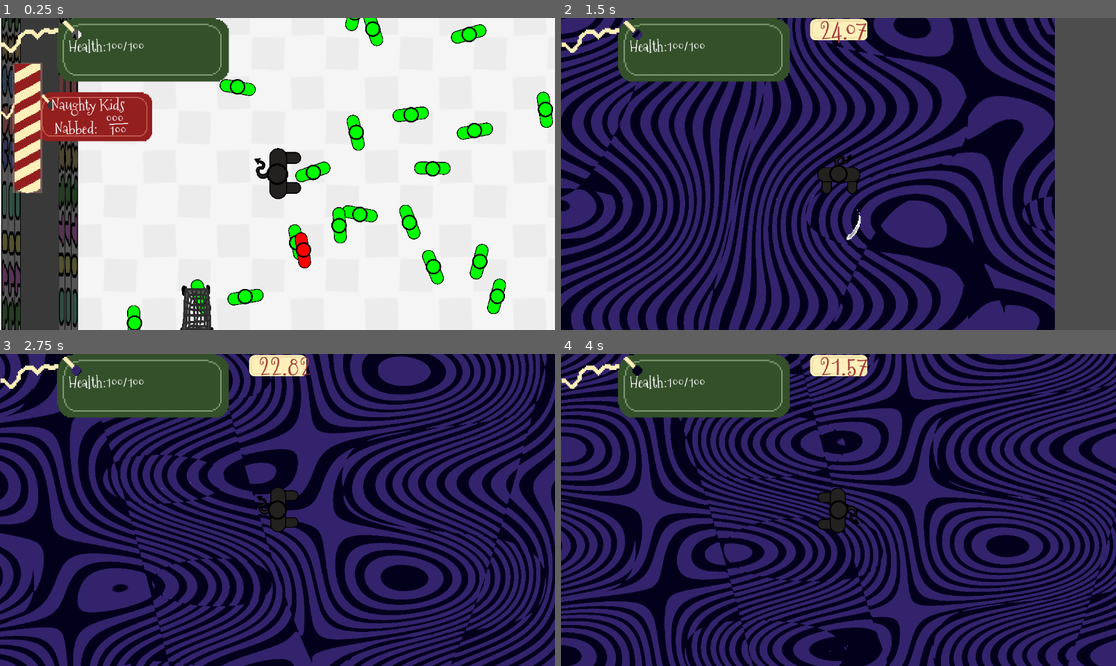
Above: before the commit, frames 1-4 (two rows, left to right).
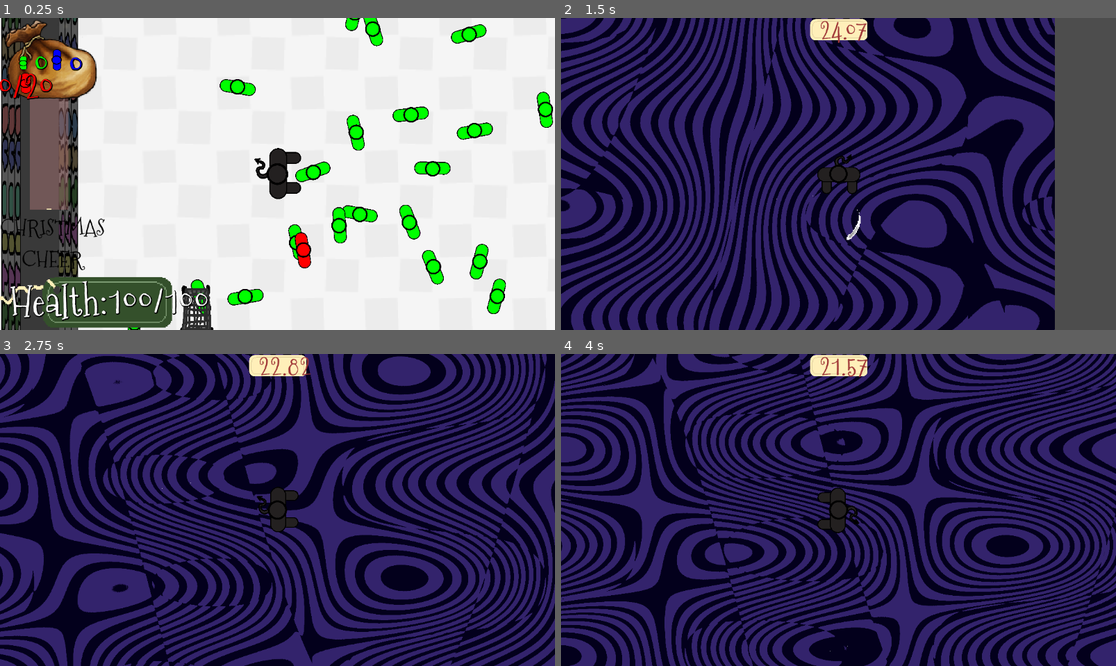
Above: after the commit, the same moments.

Repository: skeeeth/Krampus-Game
Game: Godot game, scene res://cart_test.tscn
The game is run twice, just before and just after one commit, with the same random seed, the same clock (stepped at 60 frames per second) and the same inputs. Sound files missing from this copy of the repository are replaced by a short silence.
Inputs:
- Up to frame 1 (0.25 s): no input
- Up to frame 2 (1.5 s): hold Right (right) 0.53-1.28 s; hold 1 (dev1) 0.53-1.28 s; hold Down (down) from 1.28 s (still down); tap X (attack) at 1.35 s
- Up to frame 3 (2.75 s): tap 1 (dev1) at 1.55 s; release Down (down) at 2.03 s; hold Right (right) from 2.03 s (still down); hold 1 (dev1) from 2.03 s (still down)
- Up to frame 4 (4 s): release Right (right) at 2.78 s; release 1 (dev1) at 2.78 s; hold Up (up) 2.78-3.53 s; tap Z (interact) at 2.85 s; tap 1 (dev1) at 3.05 s; hold Left (left) from 3.53 s (still down); hold 1 (dev1) from 3.53 s (still down)

The runs differ from the first frame. In frame 1, 18% of the frame differs, in the area x 0-42%, y 0-100%; in frame 2, 6.4%; in frame 3, 6.4%; in frame 4, 6.4%.
Error in both runs: Invalid access to property or key 'position' on a base object of type 'Nil'. (res://sack_world.gd:29)

Commit message:
UI sack with npc counts

Diff:
--- a/Combat/UI/CombatUI.tscn
+++ b/Combat/UI/CombatUI.tscn
@@ -1,7 +1,6 @@
-[gd_scene load_steps=7 format=3 uid="uid://b4w75pwooriub"]
+[gd_scene load_steps=6 format=3 uid="uid://b4w75pwooriub"]
 
 [ext_resource type="Script" path="res://Combat/UI/combat_ui.gd" id="1_22rx2"]
-[ext_resource type="PackedScene" uid="uid://cuiyko1ty38wq" path="res://Combat/UI/healthbar.tscn" id="3_jdtuh"]
 [ext_resource type="Texture2D" uid="uid://r511f1mvtahc" path="res://Combat/UI/labelplain.png" id="4_n5yce"]
 [ext_resource type="FontFile" uid="uid://j038vvgxthx1" path="res://Combat/UI/MountainsofChristmas-Regular.ttf" id="5_j4rp3"]
 
@@ -17,10 +16,6 @@
 [node name="Camera2D" type="CanvasLayer"]
 script = ExtResource("1_22rx2")
 metadata/_edit_horizontal_guides_ = [-126.0]
-
-[node name="ProgressBar" parent="." instance=ExtResource("3_jdtuh")]
-offset_right = 0.0
-offset_bottom = 0.0
 
 [node name="Timer_Container" type="TextureRect" parent="."]
 anchors_preset = 5
--- a/Combat/UI/healthbar.gd
+++ b/Combat/UI/healthbar.gd
@@ -2,7 +2,9 @@
 
 var max_value:float
 var value:float
-@onready var label =$label
+#@onready var label =$label
+@export var label:Label
+
 # Called when the node enters the scene tree for the first time.
 func _ready() -> void:
 	label.text = "Health:%3.0f/%3.0f" %  [PlayerVariables.current_health,PlayerVariables.max_hp]
--- a/Player/attack.gd
+++ b/Player/attack.gd
@@ -31,9 +31,9 @@
 #If it gets too complicated, we'll split them up
 func _on_area_entered(area: Area2D) -> void:
 	if (area is NPC):
-		var num_npcs_of_this_type_in_sack = PlayerVariables.sack_npc_type_counts.get_or_add(area.npc_type, 0)
-		PlayerVariables.sack_npc_type_counts[area.npc_type] = num_npcs_of_this_type_in_sack + 1
-		#sacked_npc.emit()
+		#var num_npcs_of_this_type_in_sack = PlayerVariables.sack_npc_type_counts.get_or_add(area.npc_type, 0)
+		#PlayerVariables.sack_npc_type_counts[area.npc_type] = num_npcs_of_this_type_in_sack + 1
+		PlayerVariables.modify_sack_npc_type_counts(area.npc_type, 1)
 
 		#You can nab both naughty and nice kids, but only naughty kids count towards your final goal
 		var is_naughty_kid = (area.npc_type == area.NPCType.NaughtyKid)
--- a/Player/krampus.tscn
+++ b/Player/krampus.tscn
@@ -93,7 +93,7 @@
 stream_3/stream = ExtResource("9_mc5dc")
 stream_4/stream = ExtResource("10_nw75y")
 
-[node name="Krampus" type="CharacterBody2D"]
+[node name="Krampus" type="CharacterBody2D" groups=["StorePlayer"]]
 z_index = 2
 motion_mode = 1
 script = ExtResource("1_5w85o")
--- a/Player/player_variables.gd
+++ b/Player/player_variables.gd
@@ -2,11 +2,15 @@
 
 signal health_changed(new)
 signal new_item(title,desc,flavor,image)
+signal sack_contents_changed()
+
 #shouldn't really be in this script but this is the only autoload for now
 signal combat_fading
 signal combat_ended
 
-var sack_npc_type_counts = {}
+var sack_npc_type_counts = {NPC.NPCType.NiceKid : 0,
+							NPC.NPCType.NaughtyKid : 0,
+							NPC.NPCType.Guard : 0}
 
 var current_health:float = 100:
 	set(v):
@@ -36,6 +40,15 @@
 
 var naughty_kids_nabbed:int
 var pickup_sound:AudioStream = preload("res://Sounds/click_001.ogg")
+
+func modify_sack_npc_type_counts(npc_type:NPC.NPCType, delta:int):
+	if (npc_type == NPC.NPCType.Guard):
+		print("Nabbed a guard")
+	var current_count = sack_npc_type_counts[npc_type]
+	sack_npc_type_counts[npc_type] = max(0, current_count + delta)
+	sack_contents_changed.emit()
+
+
 func kid_nabbed(is_naughty):
 	if (is_naughty):
 		naughty_kids_nabbed += 1
--- /dev/null
+++ b/Player/store_ui.gd
@@ -0,0 +1,15 @@
+extends CanvasLayer
+
+@export var num_nice_kids_label:Label
+@export var num_naughty_kids_label:Label
+@export var num_guards_label:Label
+
+func _ready() -> void:
+	PlayerVariables.sack_contents_changed.connect(_update_sack_content_labels)
+	_update_sack_content_labels()
+
+
+func _update_sack_content_labels():
+	num_nice_kids_label.text = str(PlayerVariables.sack_npc_type_counts[NPC.NPCType.NiceKid])
+	num_guards_label.text = str(PlayerVariables.sack_npc_type_counts[NPC.NPCType.Guard])
+	num_naughty_kids_label.text = str(PlayerVariables.sack_npc_type_counts[NPC.NPCType.NaughtyKid]) + "/20" #To-do: make the target number of kids an actual variable somewhere
--- a/Player/store_ui.tscn
+++ b/Player/store_ui.tscn
@@ -1,6 +1,6 @@
-[gd_scene load_steps=13 format=3 uid="uid://biu0vrh6mioda"]
-
-[ext_resource type="PackedScene" uid="uid://cuiyko1ty38wq" path="res://Combat/UI/healthbar.tscn" id="1_rpmqc"]
+[gd_scene load_steps=27 format=3 uid="uid://biu0vrh6mioda"]
+
+[ext_resource type="Script" path="res://Player/store_ui.gd" id="1_fq35w"]
 [ext_resource type="Texture2D" uid="uid://dwquums5t7q8i" path="res://Combat/UI/candycane.png" id="2_tglna"]
 [ext_resource type="Script" path="res://SpiritBar.gd" id="3_3kabb"]
 [ext_resource type="LabelSettings" uid="uid://cgf32jqj0evf0" path="res://Combat/UI/gift_label.tres" id="4_0idbb"]
@@ -8,6 +8,18 @@
 [ext_resource type="Texture2D" uid="uid://dracnthy0ejax" path="res://Combat/UI/label2.png" id="5_jcu0e"]
 [ext_resource type="FontFile" uid="uid://j038vvgxthx1" path="res://Combat/UI/MountainsofChristmas-Regular.ttf" id="6_t0ubv"]
 [ext_resource type="Script" path="res://Combat/UI/kid_nab_label.gd" id="7_4b2oj"]
+[ext_resource type="Texture2D" uid="uid://dug4h0pwfs6n4" path="res://Player/bag.png" id="9_octnr"]
+[ext_resource type="Texture2D" uid="uid://qnjdc4c2065s" path="res://npc/top_down_person2.png" id="10_dflw1"]
+[ext_resource type="Texture2D" uid="uid://cxxc350ssswa1" path="res://Combat/UI/label1.png" id="10_wl4f6"]
+[ext_resource type="Script" path="res://Combat/UI/healthbar.gd" id="12_3lbp1"]
+
+[sub_resource type="FontVariation" id="FontVariation_s6m3k"]
+base_font = ExtResource("6_t0ubv")
+
+[sub_resource type="LabelSettings" id="LabelSettings_i203s"]
+font = SubResource("FontVariation_s6m3k")
+font_size = 45
+font_color = Color(0, 0, 0, 1)
 
 [sub_resource type="Gradient" id="Gradient_7kxnj"]
 colors = PackedColorArray(0.86, 0.5676, 0.5676, 0.352941, 0.858824, 0.568627, 0.568627, 0.352941)
@@ -15,30 +27,82 @@
 [sub_resource type="GradientTexture1D" id="GradientTexture1D_3xk57"]
 gradient = SubResource("Gradient_7kxnj")
 
-[sub_resource type="FontVariation" id="FontVariation_t4jk5"]
+[sub_resource type="FontVariation" id="FontVariation_st045"]
 base_font = ExtResource("6_t0ubv")
 
 [sub_resource type="LabelSettings" id="LabelSettings_2wqtp"]
 resource_local_to_scene = true
 line_spacing = -40.0
-font = SubResource("FontVariation_t4jk5")
+font = SubResource("FontVariation_st045")
 font_size = 32
 
-[node name="StoreUI" type="CanvasLayer"]
-
-[node name="HPDisplay" parent="." instance=ExtResource("1_rpmqc")]
-anchors_preset = -1
-anchor_right = 0.198
-anchor_bottom = 0.133
-offset_right = -228.096
-offset_bottom = -86.184
-
-[node name="CheerBar" type="TextureProgressBar" parent="."]
-anchors_preset = -1
-anchor_left = 0.023
-anchor_top = 0.144
-anchor_right = 0.077
-anchor_bottom = 0.562
+[sub_resource type="FontVariation" id="FontVariation_pserf"]
+base_font = ExtResource("6_t0ubv")
+
+[sub_resource type="LabelSettings" id="LabelSettings_ugl0y"]
+font = SubResource("FontVariation_pserf")
+font_size = 80
+shadow_size = 5
+shadow_color = Color(0, 0, 0, 1)
+
+[sub_resource type="FontVariation" id="FontVariation_ul14b"]
+base_font = ExtResource("6_t0ubv")
+
+[sub_resource type="LabelSettings" id="LabelSettings_siwfg"]
+font = SubResource("FontVariation_ul14b")
+font_size = 80
+shadow_size = 5
+shadow_color = Color(0, 0, 0, 1)
+
+[sub_resource type="FontVariation" id="FontVariation_gdvgk"]
+base_font = ExtResource("6_t0ubv")
+
+[sub_resource type="LabelSettings" id="LabelSettings_4xm7s"]
+font = SubResource("FontVariation_gdvgk")
+font_size = 80
+shadow_size = 5
+shadow_color = Color(0, 0, 0, 1)
+
+[sub_resource type="FontVariation" id="FontVariation_7ejv3"]
+base_font = ExtResource("6_t0ubv")
+
+[sub_resource type="LabelSettings" id="LabelSettings_klhk5"]
+font = SubResource("FontVariation_7ejv3")
+font_size = 84
+shadow_size = 5
+shadow_color = Color(0, 0, 0, 1)
+
+[node name="UI" type="CanvasLayer" node_paths=PackedStringArray("num_nice_kids_label", "num_naughty_kids_label", "num_guards_label")]
+script = ExtResource("1_fq35w")
+num_nice_kids_label = NodePath("StoreOnlyElements/NumNiceKids")
+num_naughty_kids_label = NodePath("StoreOnlyElements/NumNaughtyKids")
+num_guards_label = NodePath("StoreOnlyElements/NumGuards")
+
+[node name="StoreOnlyElements" type="CanvasLayer" parent="."]
+
+[node name="ChristmasCheer" type="Label" parent="StoreOnlyElements"]
+anchors_preset = -1
+anchor_top = 0.623
+anchor_right = 0.189
+anchor_bottom = 0.823
+offset_top = 0.29599
+offset_right = 0.271988
+offset_bottom = -0.304016
+text = "CHRISTMAS
+CHEER"
+label_settings = SubResource("LabelSettings_i203s")
+horizontal_alignment = 1
+
+[node name="CheerBar" type="TextureProgressBar" parent="StoreOnlyElements" node_paths=PackedStringArray("store_only_elements")]
+anchors_preset = -1
+anchor_left = 0.054
+anchor_top = 0.258
+anchor_right = 0.123
+anchor_bottom = 0.614
+offset_left = -0.208
+offset_top = -0.184006
+offset_right = 0.304001
+offset_bottom = 0.127991
 grow_horizontal = 0
 grow_vertical = 2
 max_value = 10000.0
@@ -48,13 +112,15 @@
 texture_progress = ExtResource("2_tglna")
 script = ExtResource("3_3kabb")
 margin = 50.0
-
-[node name="Transition" type="AudioStreamPlayer" parent="CheerBar"]
+store_only_elements = NodePath("..")
+
+[node name="Transition" type="AudioStreamPlayer" parent="StoreOnlyElements/CheerBar"]
 stream = ExtResource("4_83hre")
 pitch_scale = 0.75
 bus = &"weirdge"
 
-[node name="Label" type="Label" parent="."]
+[node name="Label" type="Label" parent="StoreOnlyElements"]
+visible = false
 offset_left = 106.0
 offset_top = 158.0
 offset_right = 335.0
@@ -63,14 +129,14 @@
  Nabbed:"
 label_settings = ExtResource("4_0idbb")
 
-[node name="Sprite2D" type="Sprite2D" parent="Label"]
+[node name="Sprite2D" type="Sprite2D" parent="StoreOnlyElements/Label"]
 z_index = -1
 position = Vector2(54, 47)
 scale = Vector2(2, 2.3)
 texture = ExtResource("5_jcu0e")
 flip_h = true
 
-[node name="Label" type="Label" parent="Label"]
+[node name="Label" type="Label" parent="StoreOnlyElements/Label"]
 layout_mode = 0
 offset_left = 114.0
 offset_top = 28.0
@@ -84,7 +150,147 @@
 label_settings = SubResource("LabelSettings_2wqtp")
 script = ExtResource("7_4b2oj")
 
-[node name="Line2D" type="Line2D" parent="Label"]
+[node name="Line2D" type="Line2D" parent="StoreOnlyElements/Label"]
 position = Vector2(5, 4)
 points = PackedVector2Array(116, 59, 155, 57)
 width = 2.0
+
+[node name="NiceKidIcon" type="TextureRect" parent="StoreOnlyElements"]
+modulate = Color(0, 1, 0, 1)
+z_index = 1
+anchors_preset = -1
+anchor_left = 0.034
+anchor_top = 0.122
+anchor_right = 0.049
+anchor_bottom = 0.167
+offset_left = -0.168003
+offset_top = -0.0560074
+offset_right = 0.551998
+offset_bottom = -0.216003
+texture = ExtResource("10_dflw1")
+expand_mode = 1
+
+[node name="NaughtyKidIcon" type="TextureRect" parent="StoreOnlyElements"]
+modulate = Color(1, 0, 0, 1)
+z_index = 1
+anchors_preset = -1
+anchor_left = 0.035
+anchor_top = 0.176
+anchor_right = 0.056
+anchor_bottom = 0.242
+offset_left = -0.32
+offset_top = -0.0480118
+offset_right = 0.487999
+offset_bottom = 0.18399
+texture = ExtResource("10_dflw1")
+expand_mode = 1
+
+[node name="GuardIcon" type="TextureRect" parent="StoreOnlyElements"]
+modulate = Color(0, 0, 1, 1)
+z_index = 1
+anchors_preset = -1
+anchor_left = 0.093
+anchor_top = 0.1
+anchor_right = 0.111
+anchor_bottom = 0.168
+offset_left = -0.136002
+offset_top = 0.199997
+offset_right = 0.127991
+offset_bottom = 0.135994
+texture = ExtResource("10_dflw1")
+expand_mode = 1
+
+[node name="NumNiceKids" type="Label" parent="StoreOnlyElements"]
+modulate = Color(0, 1, 0, 1)
+z_index = 1
+anchors_preset = -1
+anchor_left = 0.052
+anchor_top = 0.099
+anchor_right = 0.082
+anchor_bottom = 0.184
+offset_left = -18.904
+offset_top = -107.152
+offset_right = 34.536
+offset_bottom = 116.768
+theme_override_font_sizes/font_size = 60
+text = "134"
+label_settings = SubResource("LabelSettings_ugl0y")
+horizontal_alignment = 1
+vertical_alignment = 1
+
+[node name="NumGuards" type="Label" parent="StoreOnlyElements"]
+modulate = Color(0, 0, 1, 1)
+z_index = 1
+anchors_preset = -1
+anchor_left = 0.085
+anchor_top = 0.069
+anchor_right = 0.18
+anchor_bottom = 0.198
+offset_left = 5.08
+offset_top = -2.71201
+offset_right = 4.63998
+offset_bottom = 25.696
+theme_override_font_sizes/font_size = 60
+text = "10"
+label_settings = SubResource("LabelSettings_siwfg")
+horizontal_alignment = 1
+vertical_alignment = 1
+
+[node name="NumNaughtyKids" type="Label" parent="StoreOnlyElements"]
+modulate = Color(1, 0, 0, 1)
+z_index = 1
+anchors_preset = -1
+anchor_left = 0.069
+anchor_top = 0.142
+anchor_right = 0.207
+anchor_bottom = 0.27
+offset_left = -106.488
+offset_top = -5.01601
+offset_right = -105.464
+offset_bottom = 24.04
+theme_override_font_sizes/font_size = 60
+text = "20/20"
+label_settings = SubResource("LabelSettings_4xm7s")
+horizontal_alignment = 1
+vertical_alignment = 1
+
+[node name="Sack" type="TextureRect" parent="StoreOnlyElements"]
+anchors_preset = -1
+anchor_left = -0.017
+anchor_top = -0.018
+anchor_right = 0.192
+anchor_bottom = 0.34
+offset_left = -0.415998
+offset_top = -0.335999
+offset_right = -0.184006
+offset_bottom = -0.320007
+texture = ExtResource("9_octnr")
+flip_h = true
+metadata/_edit_lock_ = true
+
+[node name="NewHPDisplay" type="TextureRect" parent="." node_paths=PackedStringArray("label")]
+anchors_preset = -1
+anchor_top = 0.823
+anchor_right = 0.314
+anchor_bottom = 1.0
+grow_vertical = 0
+texture = ExtResource("10_wl4f6")
+script = ExtResource("12_3lbp1")
+label = NodePath("HealthLabel")
+
+[node name="HealthLabel" type="Label" parent="NewHPDisplay"]
+z_index = 2
+layout_mode = 1
+anchors_preset = -1
+anchor_left = 0.03
+anchor_right = 1.227
+anchor_bottom = 0.958
+offset_left = 0.148159
+offset_top = -3.30402
+offset_right = 0.159668
+offset_bottom = 4.81722
+theme_override_font_sizes/font_size = 140
+text = "Health: 100/100"
+label_settings = SubResource("LabelSettings_klhk5")
+horizontal_alignment = 1
+vertical_alignment = 1
--- a/SpiritBar.gd
+++ b/SpiritBar.gd
@@ -6,20 +6,23 @@
 @export var outside_scene:Node2D
 @export var out_cam: Camera2D
 
+@export var store_only_elements:CanvasLayer
+
 # Called when the node enters the scene tree for the first time.
 func _ready() -> void:
 	#position.x = get_viewport_rect().size.x/2.0/get_parent().zoom.x
 	#position.x -= margin
-	value = max_value
+	value = 0#max_value
 	pass # Replace with function body.
 
 
 # Called every frame. 'delta' is the elapsed time since the previous frame.
 func _process(delta: float) -> void:
-	value -= delta * PlayerVariables.cheer_rate * 60.0
+	value += delta * PlayerVariables.cheer_rate * 60.0
+
 	if process_mode == Node.PROCESS_MODE_ALWAYS:
 		return
-	if value <= 0.0:
+	if value >= max_value:
 		$Transition.play()
 		process_mode = Node.PROCESS_MODE_ALWAYS
 		outside_scene.process_mode = Node.PROCESS_MODE_DISABLED
@@ -30,11 +33,14 @@
 		get_tree().root.add_child(combat_instance)
 		var shrink = create_tween()
 		shrink.tween_property(krampus,"scale",Vector2(0.2,0.2),0.3)
-		visible = false
+		store_only_elements.visible = false
+
+
 		await PlayerVariables.combat_fading
+
 		out_cam.make_current()
-		visible = true
-		value = max_value
+		store_only_elements.visible = true
+		value = 0
 		outside_scene.visible = true
 		krampus.process_mode = Node.PROCESS_MODE_WHEN_PAUSED
 		await  PlayerVariables.combat_ended
--- a/cart_test.tscn
+++ b/cart_test.tscn
@@ -21,15 +21,18 @@
 [sub_resource type="FontVariation" id="FontVariation_t4jk5"]
 base_font = ExtResource("7_ms70j")
 
-[sub_resource type="LabelSettings" id="LabelSettings_70spn"]
+[sub_resource type="LabelSettings" id="LabelSettings_wljog"]
 resource_local_to_scene = true
 font = SubResource("FontVariation_t4jk5")
 font_size = 32
 
-[sub_resource type="LabelSettings" id="LabelSettings_xf0r4"]
+[sub_resource type="FontVariation" id="FontVariation_st045"]
+base_font = ExtResource("7_ms70j")
+
+[sub_resource type="LabelSettings" id="LabelSettings_ofifj"]
 resource_local_to_scene = true
 line_spacing = -40.0
-font = SubResource("FontVariation_t4jk5")
+font = SubResource("FontVariation_st045")
 font_size = 32
 
 [sub_resource type="CircleShape2D" id="CircleShape2D_jqpns"]
@@ -542,16 +545,16 @@
 
 [node name="StoreUI" parent="." instance=ExtResource("7_srwat")]
 
-[node name="CheerBar" parent="StoreUI" index="1" node_paths=PackedStringArray("krampus", "outside_scene", "out_cam")]
-krampus = NodePath("../../Krampus")
-outside_scene = NodePath("../..")
-out_cam = NodePath("../../Krampus/Camera2D")
-
-[node name="Label" parent="StoreUI" index="2"]
-label_settings = SubResource("LabelSettings_70spn")
-
-[node name="Label" parent="StoreUI/Label" index="1"]
-label_settings = SubResource("LabelSettings_xf0r4")
+[node name="CheerBar" parent="StoreUI/StoreOnlyElements" index="1" node_paths=PackedStringArray("krampus", "outside_scene", "out_cam")]
+krampus = NodePath("../../../Krampus")
+outside_scene = NodePath("../../..")
+out_cam = NodePath("../../../Krampus/Camera2D")
+
+[node name="Label" parent="StoreUI/StoreOnlyElements" index="2"]
+label_settings = SubResource("LabelSettings_wljog")
+
+[node name="Label" parent="StoreUI/StoreOnlyElements/Label" index="1"]
+label_settings = SubResource("LabelSettings_ofifj")
 
 [node name="NPCSpawner" type="Node" parent="."]
 script = ExtResource("8_i46bc")
--- a/npc/guard.tscn
+++ b/npc/guard.tscn
@@ -16,7 +16,7 @@
 collision_layer = 8
 collision_mask = 11
 script = ExtResource("1_fhnnr")
-npc_type = 1
+npc_type = 2
 default_sprite = NodePath("StandingSprite")
 knocked_down_sprite = NodePath("KnockedDownSprite")
 
@@ -28,16 +28,17 @@
 texture = ExtResource("2_de8xq")
 
 [node name="KnockedDownSprite" type="Sprite2D" parent="."]
-visible = false
-position = Vector2(-1.95221, 2.93666)
+position = Vector2(-5, -9.53674e-07)
 rotation = -1.5708
-scale = Vector2(0.363037, 0.317537)
+scale = Vector2(0.324539, 0.258041)
 texture = ExtResource("2_56afv")
 offset = Vector2(40, -340)
 
 [node name="KrampusInitialDetector" type="Area2D" parent="."]
 
 [node name="DetectionCircle" type="CollisionShape2D" parent="KrampusInitialDetector"]
+visible = false
+position = Vector2(-3, 5)
 shape = SubResource("CircleShape2D_6jo3v")
 
 [connection signal="body_entered" from="." to="." method="_on_body_entered"]
--- a/npc/npc_spawner.gd
+++ b/npc/npc_spawner.gd
@@ -44,13 +44,17 @@
 	var section_index = 0
 	var num_spawned = 0
 
+	var krampus = null
+	if (minimum_distance_from_krampus > 0):
+		krampus = get_tree().get_first_node_in_group("StorePlayer")
+
 	sections.shuffle()
 	while (num_spawned < num_to_spawn):
 		var spawn_position = sections[section_index].pick_random()
 		var too_close_to_krampus = false
 
 		if (minimum_distance_from_krampus > 0):
-			var krampus_position = Vector2(0, 0) #TO-DO: get the actual krampus position upon coming back to the store from the sack
+			var krampus_position = krampus.global_position
 			var num_attempted_spawn_positions = 1
 			too_close_to_krampus =  (spawn_position-krampus_position).length() <= minimum_distance_from_krampus
 
@@ -68,46 +72,6 @@
 		section_index = (section_index + 1) % sections.size() #Keep rotating through the sections, regardless of whether or not we spawned in an npc
 															  #If we failed to find a good location in this section 5 times, it's probably a lost cause
 
-'''
-func _spawn_npcs(num_nice_kids_to_spawn:int, num_naughty_kids_to_spawn:int, num_guards_to_spawn:int):
-	var num_nice_kids_spawned = 0
-	var num_naughty_kids_spawned = 0
-	var num_guards_spawned = 0
-
-	var section_index = 0
-
-	var krampus_position = Vector2(0, 0) #TO-DO: get the actual krampus position upon coming back to the store from the sack
-	var guard_detection_radius = Guard.krampus_detection_radius
-
-	_spawn_kids()
-	sections.shuffle()
-	while (num_nice_kids_spawned < num_nice_kids_to_spawn):
-		var spawn_position = sections[section_index].pick_random()
-		var kid_inst = nice_kid_scene.instantiate()
-		kid_inst.global_position = spawn_position
-		add_child(kid_inst)
-		num_nice_kids_spawned += 1
-		section_index = (section_index + 1) % sections.size()
-
-	sections.shuffle()
-	while (num_guards_spawned < num_guards_to_spawn):
-		var spawn_position:Vector2 = sections[section_index].pick_random()
-		var too_close_to_krampus = (spawn_position-krampus_position).length() <= (guard_detection_radius + 200)
-		var num_attempted_spawn_positions = 1
-
-		while (num_attempted_spawn_positions < 5 and too_close_to_krampus):
-			num_attempted_spawn_positions += 1
-			spawn_position = sections[section_index].pick_random()
-			too_close_to_krampus = (spawn_position-krampus_position).length() <= (guard_detection_radius + 200)
-
-		if (not too_close_to_krampus):
-			var guard_inst = guard_scene.instantiate()
-			guard_inst.global_position = spawn_position
-			add_child(guard_inst)
-			num_guards_spawned += 1
-
-		section_index = (section_index + 1) % sections.size()
-'''
 
 func _find_spawn_positions():
 	var current_position = upper_left_bound
--- a/project.godot
+++ b/project.godot
@@ -26,6 +26,7 @@
 [global_group]
 
 Player=""
+StorePlayer=""
 
 [input]
 
--- a/sack_world.tscn
+++ b/sack_world.tscn
@@ -6,6 +6,7 @@
 [ext_resource type="Script" path="res://enemy_spawner.gd" id="2_yx42x"]
 [ext_resource type="PackedScene" uid="uid://b4w75pwooriub" path="res://Combat/UI/CombatUI.tscn" id="4_3hr63"]
 [ext_resource type="Shader" path="res://Combat/UI/Shaders/Squeeze.gdshader" id="5_nxpc3"]
+[ext_resource type="FontFile" uid="uid://j038vvgxthx1" path="res://Combat/UI/MountainsofChristmas-Regular.ttf" id="6_jx6mk"]
 [ext_resource type="Texture2D" uid="uid://cm62sxt3wdf65" path="res://Combat/UI/anti_cane.png" id="7_qmoir"]
 [ext_resource type="AudioStream" uid="uid://dimno5kuxix5" path="res://Music/Hallow Quest_2.wav" id="8_3xalx"]
 
@@ -22,6 +23,23 @@
 shader = ExtResource("5_nxpc3")
 shader_parameter/intensity = 15.0
 shader_parameter/noise = SubResource("NoiseTexture2D_bs68w")
+
+[sub_resource type="FontVariation" id="FontVariation_t4jk5"]
+base_font = ExtResource("6_jx6mk")
+
+[sub_resource type="LabelSettings" id="LabelSettings_tkaga"]
+resource_local_to_scene = true
+font = SubResource("FontVariation_t4jk5")
+font_size = 32
+
+[sub_resource type="FontVariation" id="FontVariation_sfrf8"]
+base_font = ExtResource("6_jx6mk")
+
+[sub_resource type="LabelSettings" id="LabelSettings_enko8"]
+resource_local_to_scene = true
+font = SubResource("FontVariation_sfrf8")
+font_size = 60
+font_color = Color(0.63, 0.2205, 0.2205, 1)
 
 [sub_resource type="ShaderMaterial" id="ShaderMaterial_cec4f"]
 shader = ExtResource("1_ku4ty")
@@ -59,6 +77,13 @@
 lens = NodePath("../SackKrampus/Lens")
 world = NodePath("..")
 
+[node name="label" parent="Camera2D/ProgressBar" index="0"]
+visible = false
+label_settings = SubResource("LabelSettings_tkaga")
+
+[node name="Timer" parent="Camera2D/Timer_Container" index="0"]
+label_settings = SubResource("LabelSettings_enko8")
+
 [node name="bg" type="Sprite2D" parent="."]
 z_index = -50
 texture_repeat = 2
@@ -71,3 +96,5 @@
 autoplay = true
 
 [editable path="SackKrampus"]
+[editable path="Camera2D"]
+[editable path="Camera2D/ProgressBar"]
Binary file added: Player/bag.png
Not shown, added: Player/bag.png.import
Not shown: 1 places in cart_test.tscn that only renumber resources
Binary file changed: npc/adult_stick_figure.png
Binary file changed: npc/kid_stick_figure.png
Binary file added: npc/top_down_person2.png
Not shown, added: npc/top_down_person2.png.import
Not shown: 1 places in sack_world.tscn that only renumber resources
